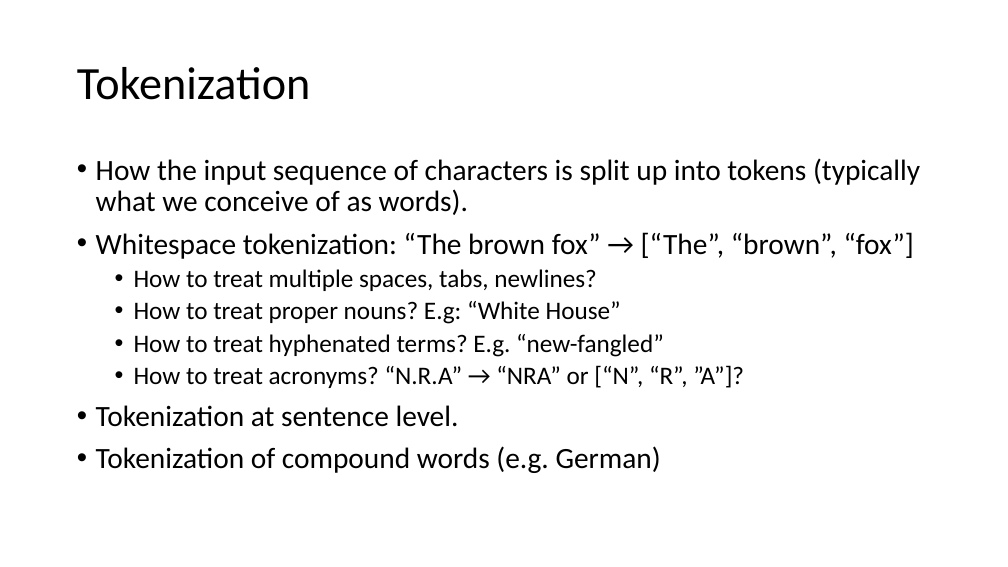
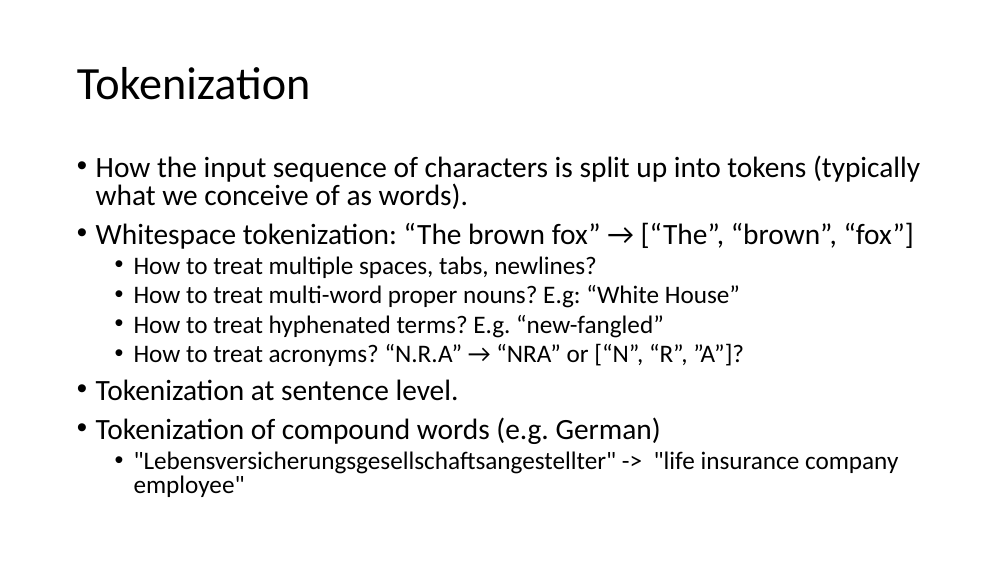
Before and after one commit to matthewjdenny/PPOL_628_Text_As_Data, a slide deck: slide 4 of Lectures/Class_3.pptx. Drawn at 1008x567 pixels with LibreOffice and Linux fonts; fonts in the diff are those of the drawing. Boxes give left, top, right and bottom in pixels: in the first picture for what was removed or moved away, otherwise in the second. Text is boxed around its words. In the diff, an @@ line names an element or a change of style, - is before the commit and + after.

```diff
--- a/Lectures/Class_3.pptx
+++ b/Lectures/Class_3.pptx
@@ text at (x1=96, y1=155, x2=920, y2=444): line spacing 0.9 to 0.8 @@
@@ text at (x1=134, y1=285, x2=740, y2=308): text changed @@
-  • How to treat proper nouns? E.g: “White House”
+  • How to treat multi-word proper nouns? E.g: “White House”
@@ text at (x1=134, y1=451, x2=898, y2=497): paragraph added @@
+  • "Lebensversicherungsgesellschaftsangestellter" -> "life insurance company employee"
```
Also in this commit, not shown: 4 other slides changed, 1 slide added, 1 other file.
